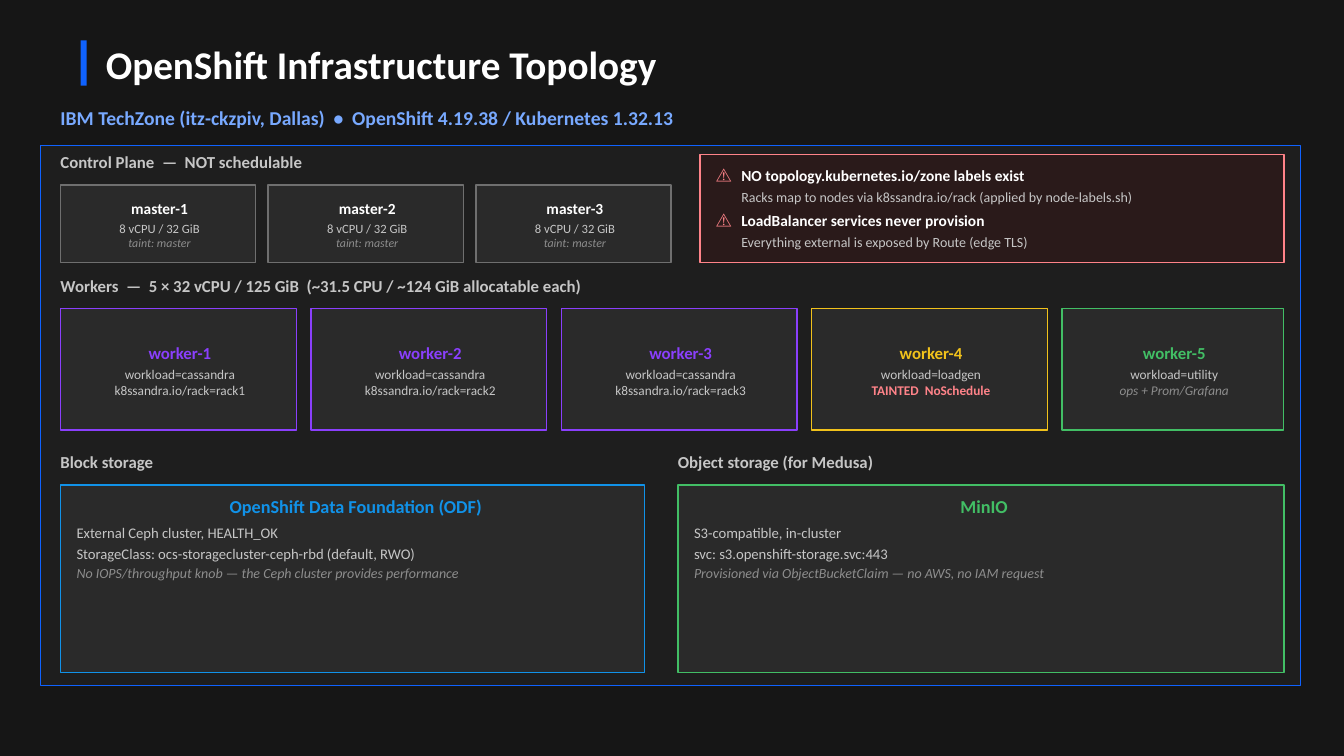
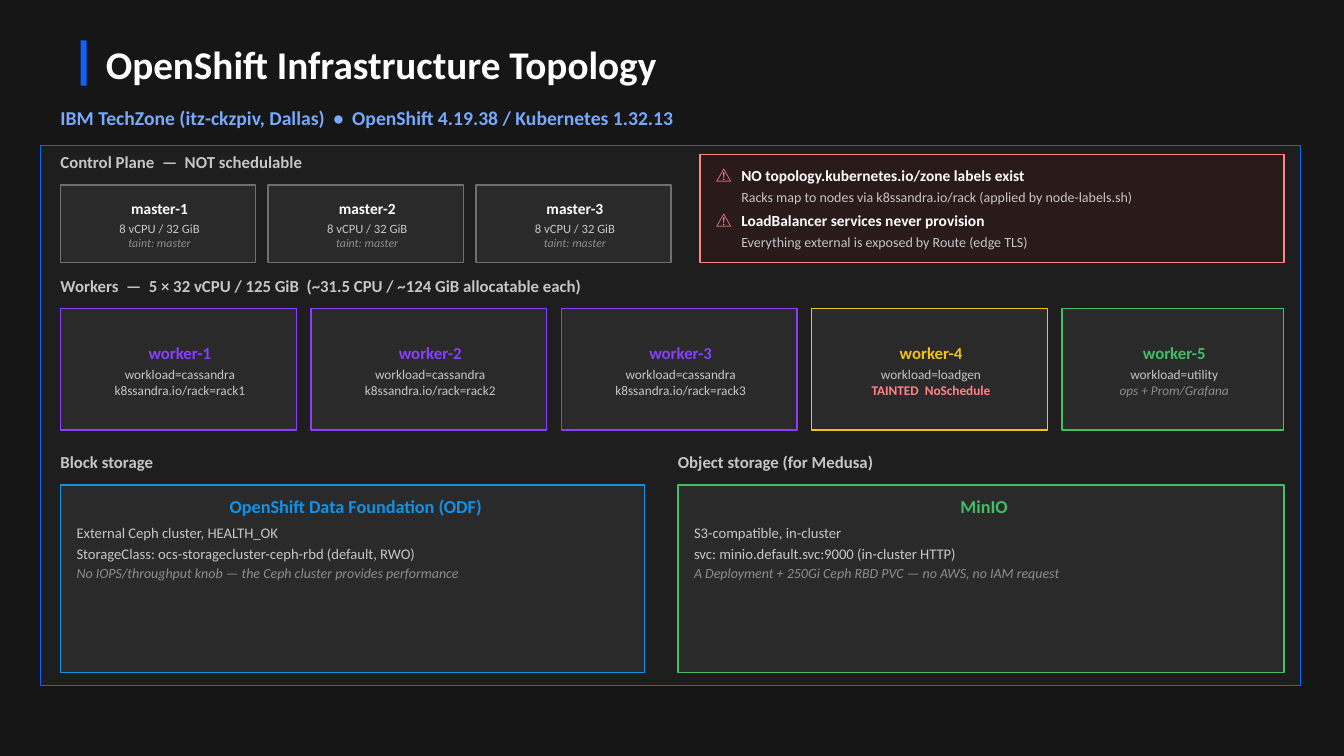
Before and after one commit to jamesc127/k8ssandra-mcp-workshop, a slide deck: slide 6 of k8ssandra-reference-architecture.pptx. Drawn at 1344x756 pixels with LibreOffice and Linux fonts; fonts in the diff are those of the drawing. Boxes give left, top, right and bottom in pixels: in the first picture for what was removed or moved away, otherwise in the second. Text is boxed around its words. In the diff, an @@ line names an element or a change of style, - is before the commit and + after.

```diff
--- a/k8ssandra-reference-architecture.pptx
+++ b/k8ssandra-reference-architecture.pptx
@@ text in rectangle at (x1=694, y1=548, x2=1059, y2=580): text changed @@
-svc: s3.openshift-storage.svc:443
-Provisioned via ObjectBucketClaim — no AWS, no IAM request
+svc: minio.default.svc:9000 (in-cluster HTTP)
+A Deployment + 250Gi Ceph RBD PVC — no AWS, no IAM request
```
Also in this commit, not shown: 13 other slides changed, 1 slide removed.
